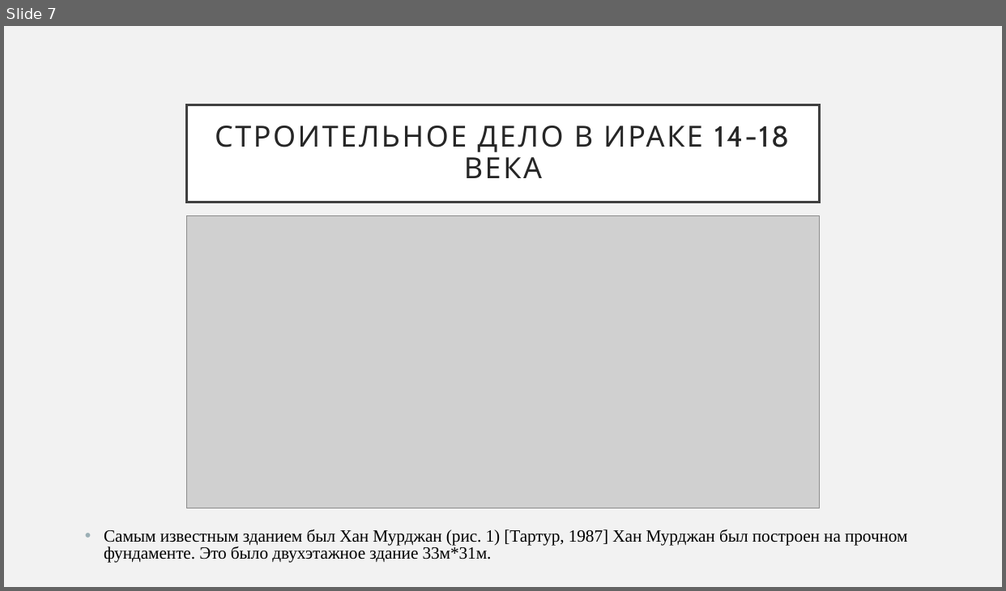
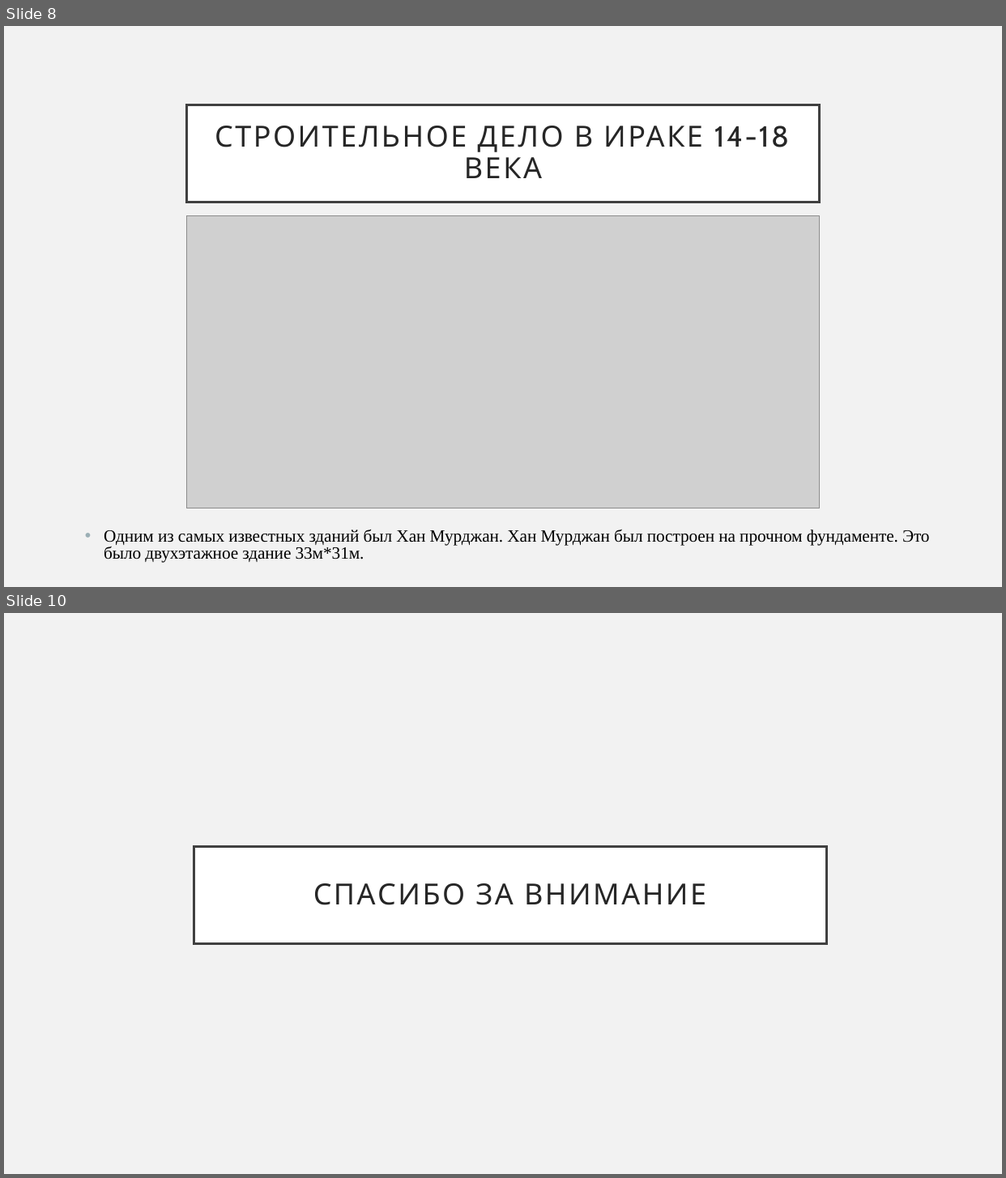
Before and after one commit to DnineO/3-term-of-SPBSTU, a slide deck: История и методология науки/Наука и строительное дело в Ираке 14-18 века.pptx. Shown one above the other, each under a label of ours: slide 7 before the commit, slides 8 and 10 after it; the slides between them are not shown. The pictures are 1006x591 and 1006x1178 pixels, drawn with LibreOffice and Linux fonts; fonts in the diff are those of the drawing; grey boxes stand for pictures. Boxes give left, top, right and bottom in pixels: in the first picture for what was removed or moved away, otherwise in the second. Text is boxed around its words. In the diff, an @@ line names an element or a change of style, - is before the commit and + after.

```diff
--- a/История и методология науки/Наука и строительное дело в Ираке 14-18 века.pptx
+++ b/История и методология науки/Наука и строительное дело в Ираке 14-18 века.pptx
@@ slide 10 added at (x1=4, y1=613, x2=1002, y2=1174), background #F2F2F2 @@
@@ title added at (x1=194, y1=847, x2=826, y2=944), fill #FFFFFF, outline #404040 2.5 pt, 28 pt, text #262626 @@
+СПАСИБО ЗА ВНИМАНИЕ
@@ what was slide 7 is now slide 8 @@
@@ slide 8 changed as well @@
@@ text at (x1=104, y1=530, x2=930, y2=563): text changed @@
-• Самым известным зданием был Хан Мурджан (рис. 1) [Тартур, 1987] Хан Мурджан был построен на прочном фундаменте. Это было двухэтажное здание 33м*31м.
+• Одним из самых известных зданий был Хан Мурджан. Хан Мурджан был построен на прочном фундаменте. Это было двухэтажное здание 33м*31м.
```
Also in this commit, not shown: 6 other slides changed, 2 other slides added, 1 slide removed.
